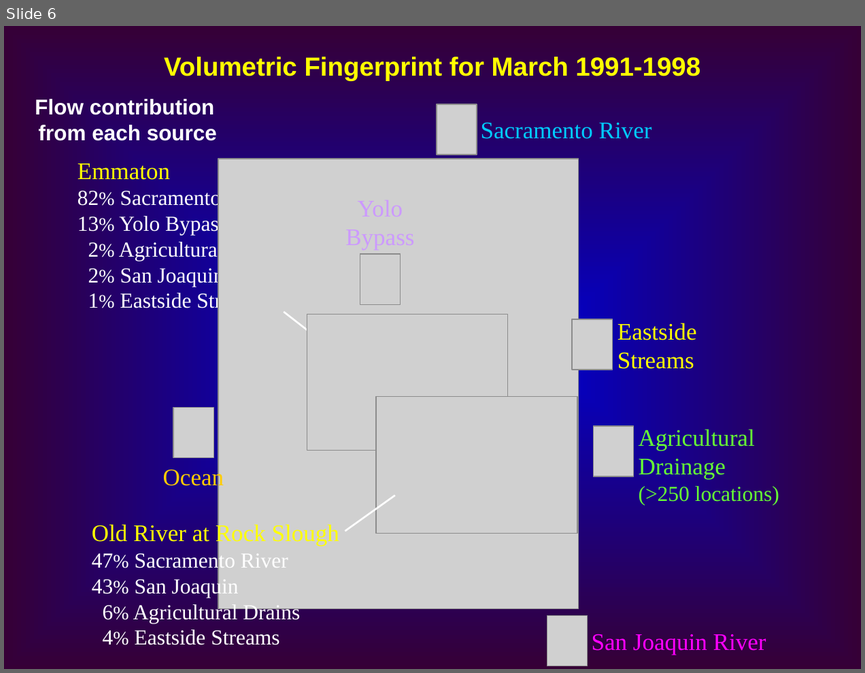
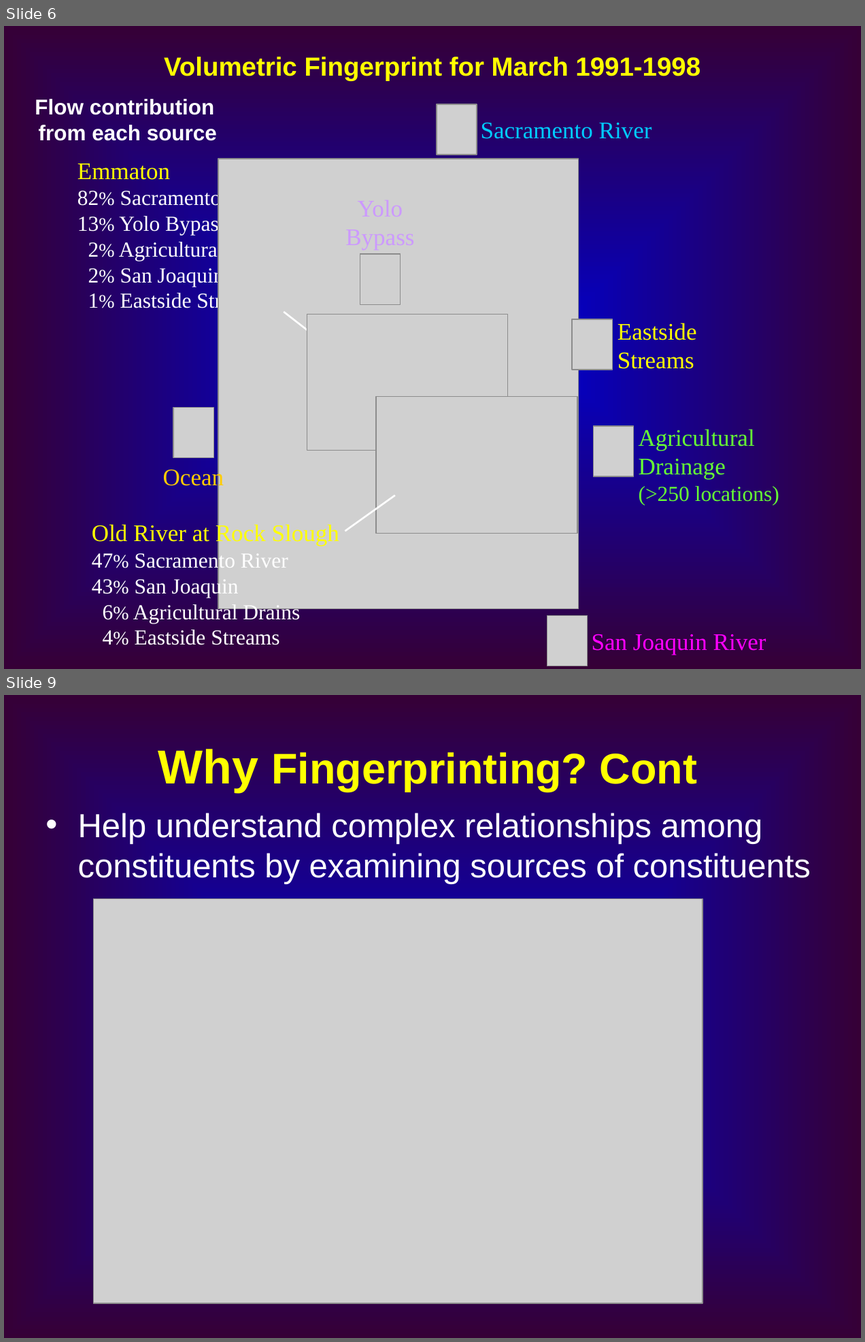
Before and after one commit to CADWRDeltaModeling/dsm2, a slide deck: dsm2/presentations/Source_Tracking.ppt. Shown one above the other, each under a label of ours: slide 6 before the commit, slides 6 and 9 after it; the slides between them are not shown. The pictures are 865x673 and 865x1342 pixels, drawn with LibreOffice and Linux fonts; fonts in the diff are those of the drawing; grey boxes stand for pictures. Boxes give left, top, right and bottom in pixels: in the first picture for what was removed or moved away, otherwise in the second. Text is boxed around its words. In the diff, an @@ line names an element or a change of style, - is before the commit and + after.

```diff
--- a/dsm2/presentations/Source_Tracking.ppt
+++ b/dsm2/presentations/Source_Tracking.ppt
@@ slide 9 added at box(4, 695, 861, 1338), background gradient #0000CC to #360036 @@
@@ title added at box(158, 749, 697, 792), 36 pt, text #FFFF00, bold @@
+Why Fingerprinting? Cont
@@ text added at box(78, 813, 810, 884), 28 pt, text #FFFFFF @@
+• Help understand complex relationships among constituents by examining sources of constituents
@@ picture added at box(93, 899, 702, 1304) @@
```
Also in this commit, not shown: 3 slides changed, 2 other slides added.
